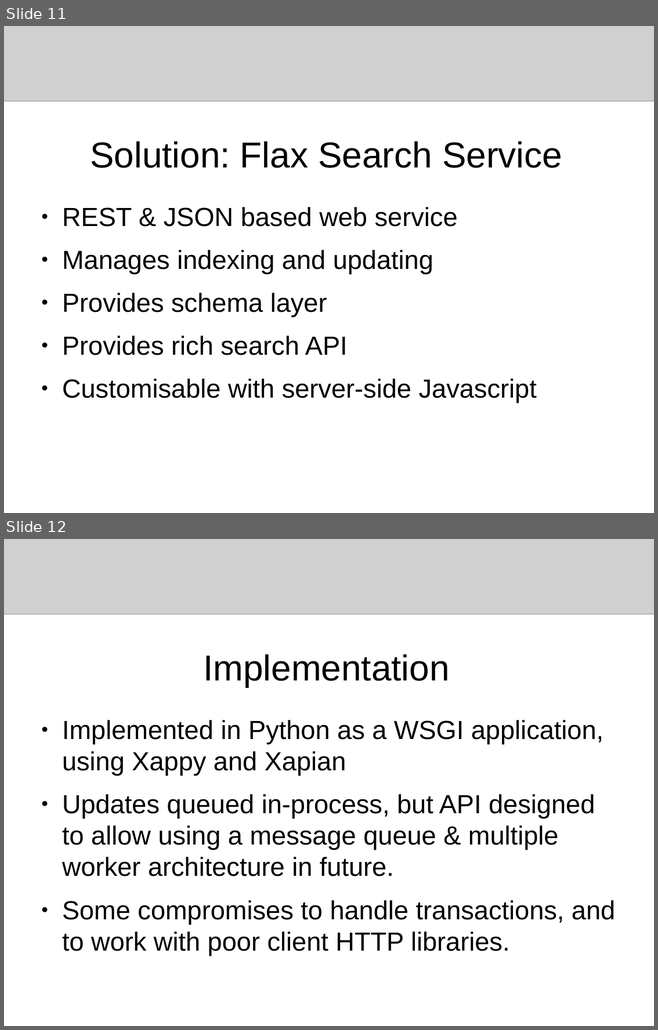
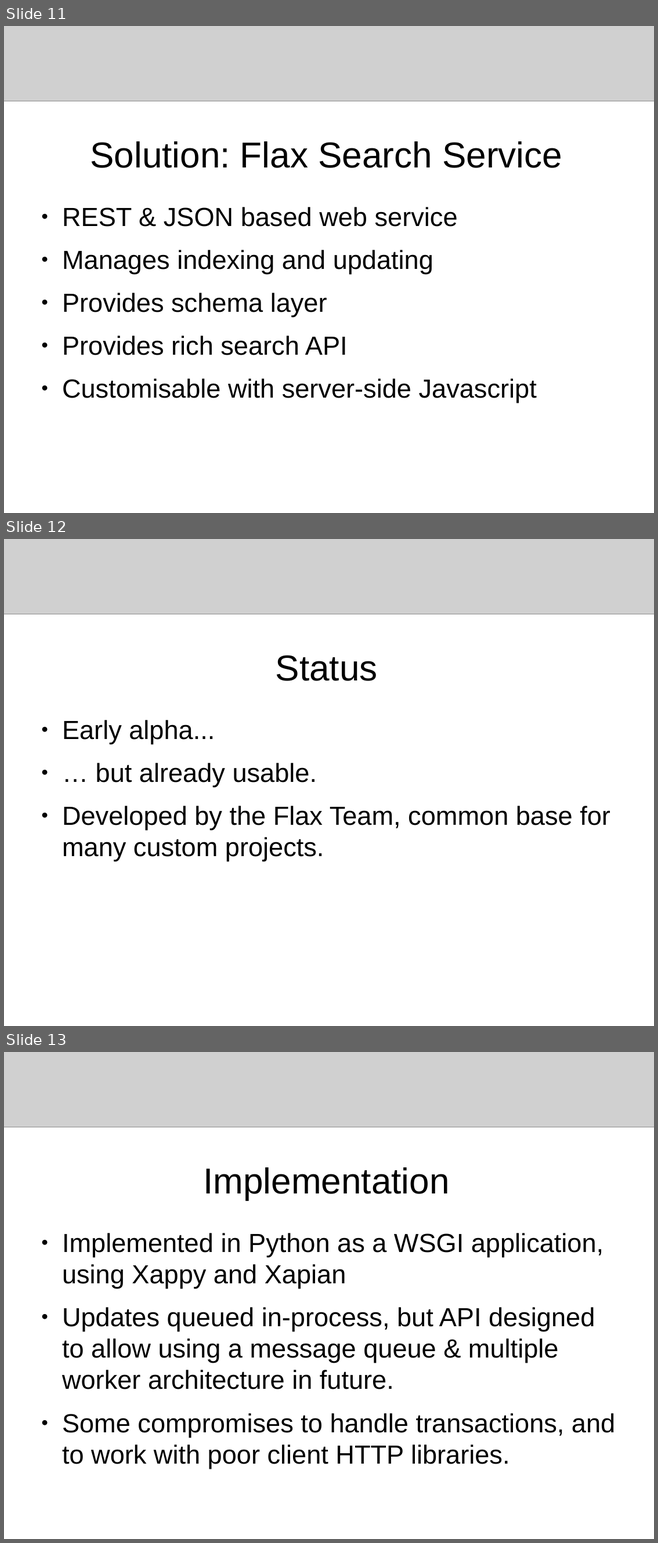
Before and after one commit to flaxsearch/flaxcode, a slide deck: flax_search_service/docs/presentations/europython2009.odp. Shown one above the other, each under a label of ours: slides 11 and 12 before the commit, slides 11, 12 and 13 after it. The pictures are 658x1030 and 658x1543 pixels, drawn with LibreOffice and Linux fonts; fonts in the diff are those of the drawing; grey boxes stand for pictures. Boxes give left, top, right and bottom in pixels: in the first picture for what was removed or moved away, otherwise in the second. Text is boxed around its words. In the diff, an @@ line names an element or a change of style, - is before the commit and + after.

```diff
--- a/flax_search_service/docs/presentations/europython2009.odp
+++ b/flax_search_service/docs/presentations/europython2009.odp
@@ slide 12 added at bbox=[4, 539, 654, 1026], background #FFFFFF @@
@@ picture added at bbox=[4, 539, 654, 614] @@
@@ title added at bbox=[275, 655, 378, 681], 44 pt, text #000000 @@
+Status
@@ text added at bbox=[62, 720, 610, 861], 32 pt, text #000000 @@
+● Early alpha...
+● … but already usable.
+● Developed by the Flax Team, common base for many custom projects.
@@ what was slide 12 is now slide 13 @@
```
Also in this commit, not shown: 19 slides changed, 1 other slide added.
